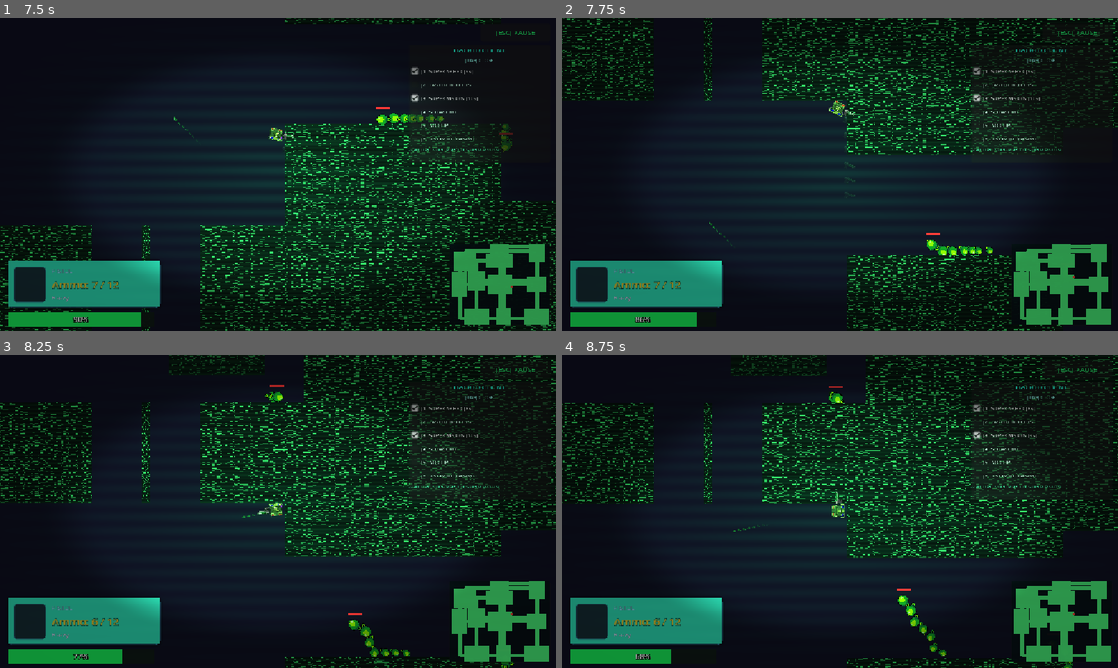
Above: before the commit, frames 1-4 (two rows, left to right).
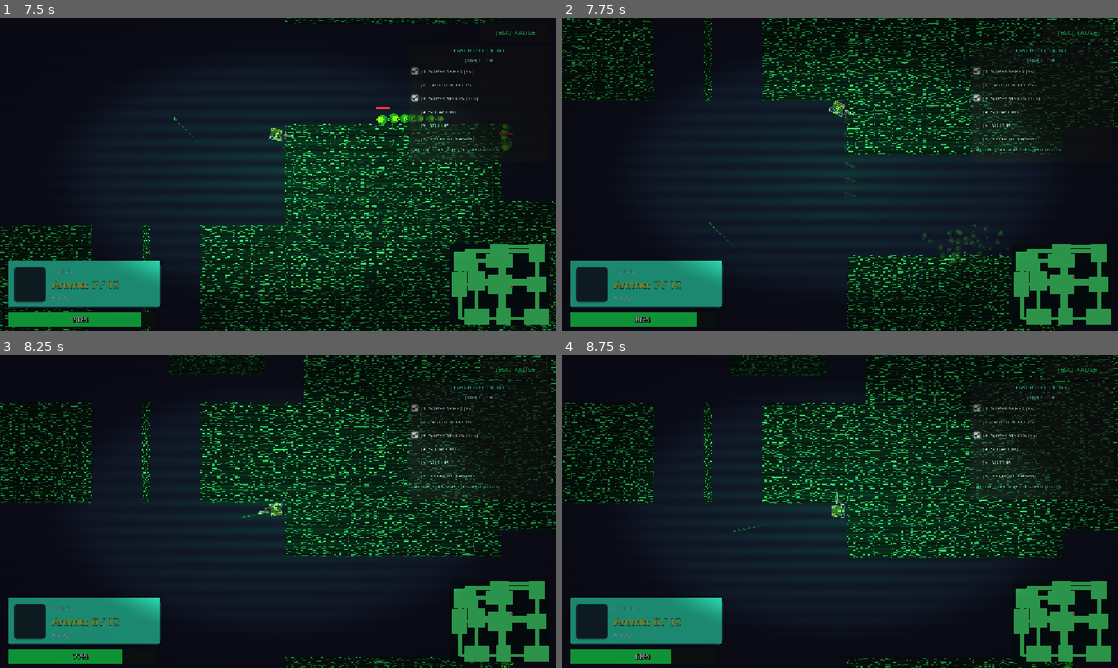
Above: after the commit, the same moments.

Repository: vision-for-change/rules-broken-v2
Game: Godot game, scene res://scenes/ui/GameOver.tscn
Two runs of this game, one before a commit and one after it. Both use one fixed random seed, a clock stepped at 60 frames per second and the inputs below. This scene is started directly instead of the project's main scene.
Inputs (mouse positions are in pixels of both pictures, inside the frame that each line leads up to):
- Up to frame 1 (7.5 s): click "REBOOT SYSTEM (RETRY)" at 0.5 s; tap Enter (ui_accept) at 1.25, 1.52, 4.52 s; move the mouse to (400, 158) at 1.27 s; hold Right (move_right) 1.28-2 s; tap Space (dash) at 1.35, 3.05, 4.55, 6.05 s; click (400, 158) at 1.42 s; drag from (166, 190) to (316, 174) at 2.02 s; move the mouse to (333, 105) at 2.77 s; hold Right (move_right) 2.78-3.5 s; hold Tab (inspect) 2.78-3.5 s; drag from (250, 237) to (111, 127) at 3.52 s; move the mouse to (444, 221) at 4.27 s; hold Left (move_left) 4.28-5 s; tap Q (next_weapon) at 4.35 s; tap R (reload) at 4.9 s; drag from (111, 127) to (233, 174) at 5.02 s; move the mouse to (305, 174) at 5.77 s; hold Down (move_down) 5.78-6.5 s; tap 1 (slot_1) at 5.85 s; click (305, 174) at 5.92 s; drag from (194, 96) to (166, 190) at 6.52 s; move the mouse to (400, 158) at 7.27 s; hold Up (move_up) from 7.28 s (still down); tap 3 (slot_3) at 7.35 s
- Up to frame 2 (7.75 s): keep holding Up (move_up); tap Enter (ui_accept) at 7.52 s; tap Space (dash) at 7.55 s
- Up to frame 3 (8.25 s): release Up (move_up) at 8 s; drag from (166, 527) to (278, 502) at 8.02 s
- Up to frame 4 (8.75 s): no input

Frame 1 is identical in both runs. In frame 2, 0.5% of the frame differs, in the area x 64-81%, y 65-81%; in frame 3, 0.4%; in frame 4, 0.4%.

Commit message:
Add dash collision support to Snake enemy
- Implement check_dash_collision method for Snake
- Snake now shatters when hit during super speed dash
- Consistent behavior with Worm enemy

Co-authored-by: Copilot <223556219+Copilot@users.noreply.github.com>

Diff:
--- a/scenes/enemy/Snake.gd
+++ b/scenes/enemy/Snake.gd
@@ -61,6 +61,30 @@
 		return false
 	shatter()
 	return true
+
+func check_dash_collision(player_node: Node) -> bool:
+	print("DEBUG: Snake check_dash_collision called")
+	if _defeated or player_node == null:
+		print("DEBUG: Snake defeated or player null")
+		return false
+
+	if not player_node.has_method("is_dashing") or not player_node.has_method("get_hacked_client_modes"):
+		print("DEBUG: Player missing methods")
+		return false
+
+	var is_dashing = player_node.is_dashing()
+	var modes = player_node.get_hacked_client_modes()
+	var has_super_speed = modes.get("super_speed", false)
+
+	print("DEBUG: is_dashing=%s, has_super_speed=%s" % [is_dashing, has_super_speed])
+
+	if is_dashing and has_super_speed:
+		print("DEBUG: Snake shattering!")
+		_health = 0
+		shatter()
+		return true
+
+	return false
 
 func _update_health_bar() -> void:
 	if is_instance_valid(health_bar):
